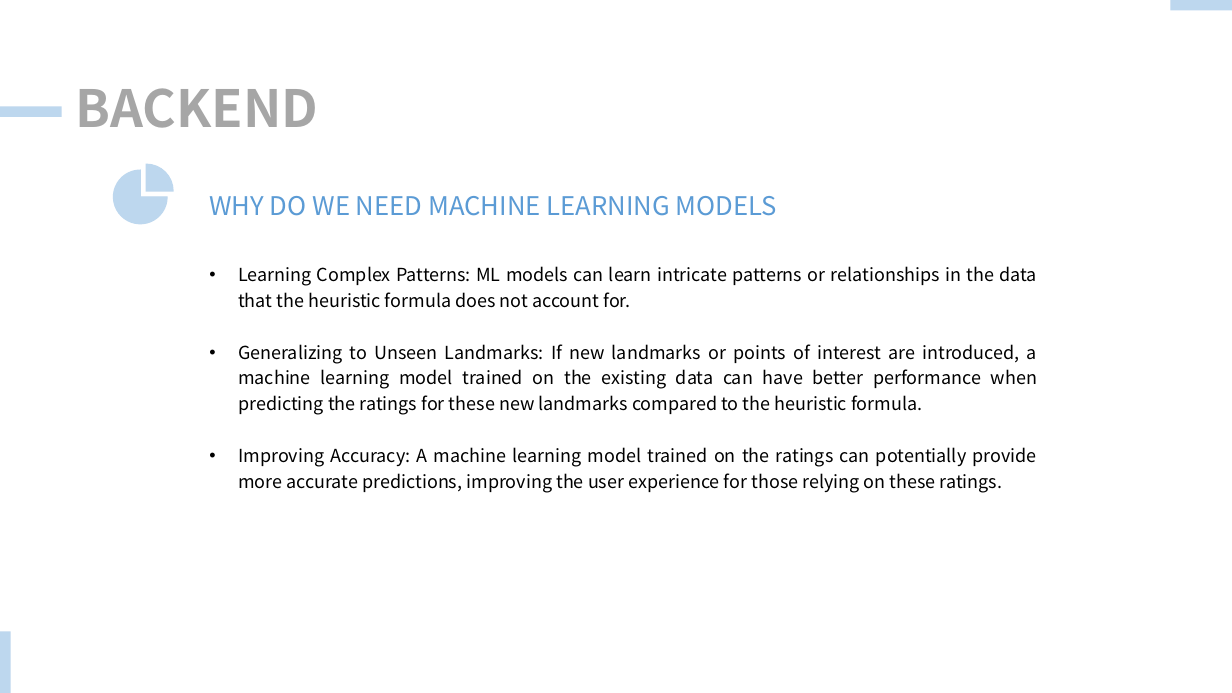
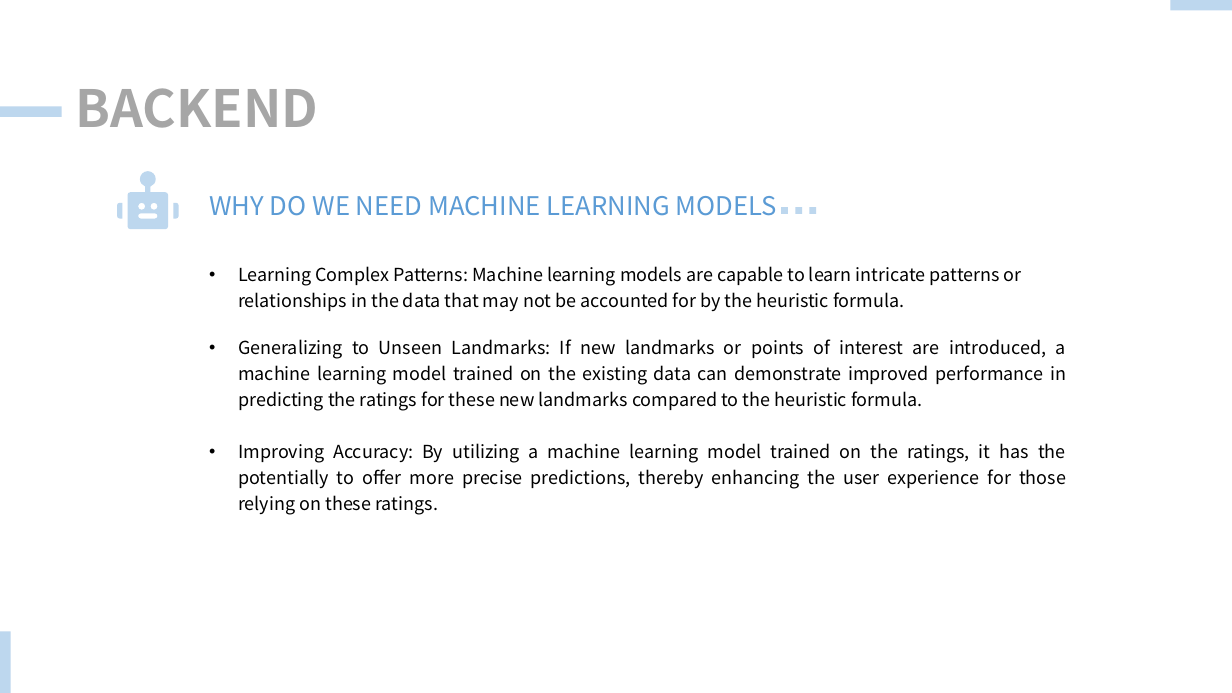
Before and after one commit to 1220780980/TiDB-Hack-Traveling-AI, a slide deck: slide 10 of Presentation.pptx. Drawn at 1232x693 pixels with LibreOffice and Linux fonts; fonts in the diff are those of the drawing. Boxes give left, top, right and bottom in pixels: in the first picture for what was removed or moved away, otherwise in the second. Text is boxed around its words. In the diff, an @@ line names an element or a change of style, - is before the commit and + after.

```diff
--- a/Presentation.pptx
+++ b/Presentation.pptx
@@ freeform shape: place and size @@
-freeform shape at [112,165,174,226]
+freeform shape at [117,171,179,229]
@@ freeform shape at [117,171,179,229]: outline #BDD7EE 1 pt to none @@
@@ rectangle added at [781,207,787,213], fill #BDD7EE @@
@@ rectangle added at [796,207,802,213], fill #BDD7EE @@
@@ rectangle added at [810,207,816,213], fill #BDD7EE @@
@@ text at [238,266,1066,515]: text changed @@
-• Learning Complex Patterns: ML models can learn intricate patterns or relationships in the data that the heuristic formula does not account for.
-• Generalizing to Unseen Landmarks: If new landmarks or points of interest are introduced, a machine learning model trained on the existing data can have better performance when predicting the ratings for these new landmarks compared to the heuristic formula.
-• Improving Accuracy: A machine learning model trained on the ratings can potentially provide more accurate predictions, improving the user experience for those relying on these ratings.
+• Learning Complex Patterns: Machine learning models are capable to learn intricate patterns or relationships in the data that may not be accounted for by the heuristic formula.
+• Generalizing to Unseen Landmarks: If new landmarks or points of interest are introduced, a machine learning model trained on the existing data can demonstrate improved performance in predicting the ratings for these new landmarks compared to the heuristic formula.
+• Improving Accuracy: By utilizing a machine learning model trained on the ratings, it has the potentially to offer more precise predictions, thereby enhancing the user experience for those relying on these ratings.
```
Also in this commit, not shown: 10 other slides changed, 7 other files.
